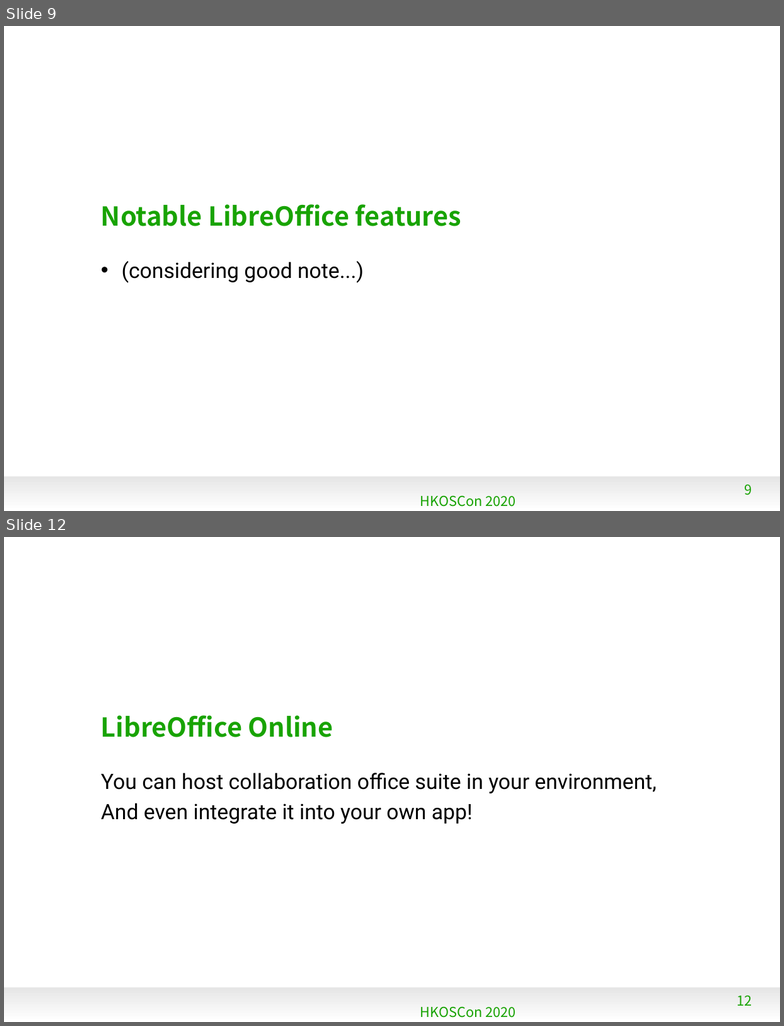
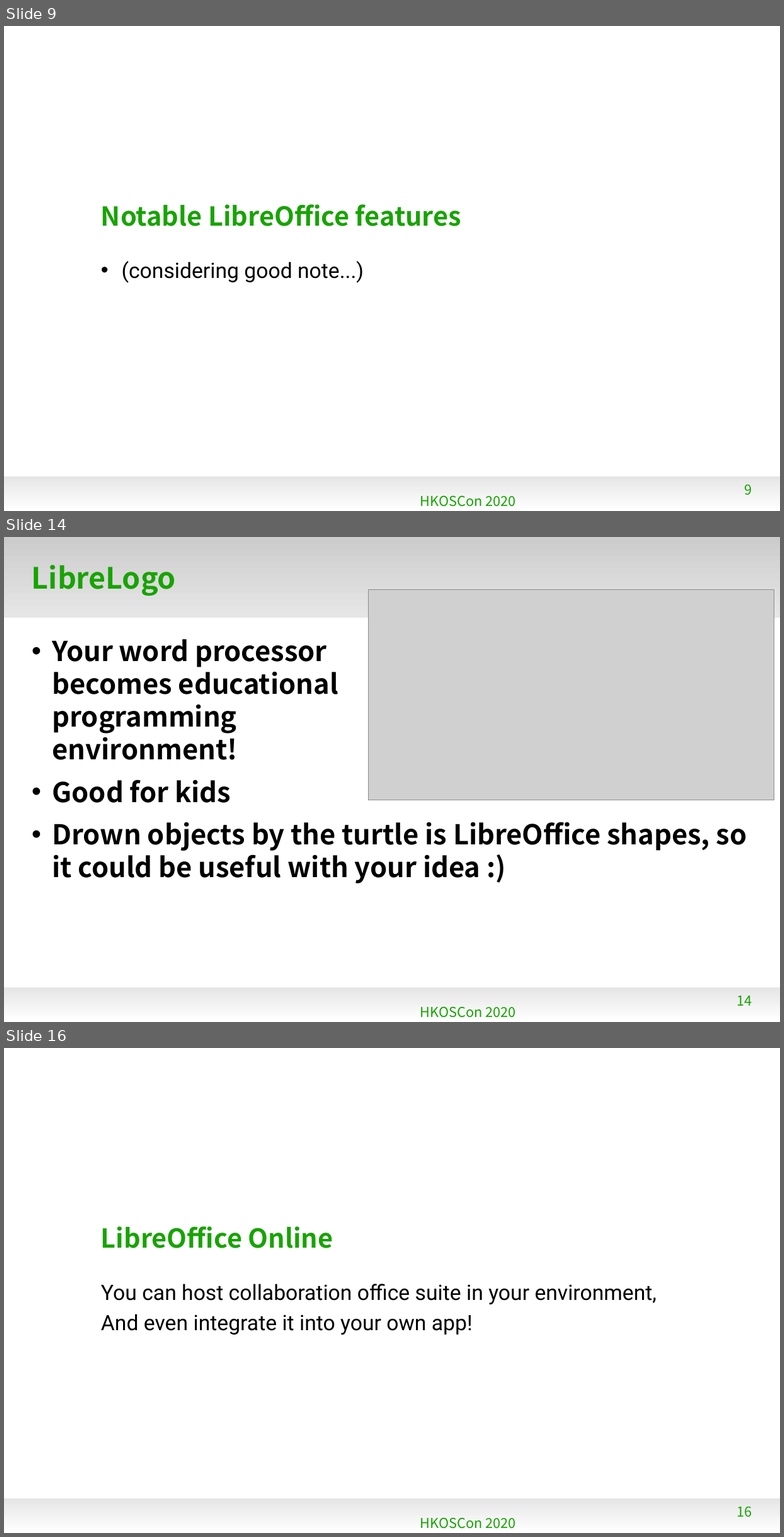
Before and after one commit to naruoga/KantoLibreOffice, a slide deck: others/202006-HKOSCon-LibO.odp. Shown one above the other, each under a label of ours: slides 9 and 12 before the commit, slides 9, 14 and 16 after it; the slides between them are not shown. The pictures are 784x1026 and 784x1537 pixels, drawn with LibreOffice and Linux fonts; fonts in the diff are those of the drawing; grey boxes stand for pictures; background and template pictures are left out. Boxes give left, top, right and bottom in pixels: in the first picture for what was removed or moved away, otherwise in the second. Text is boxed around its words. In the diff, an @@ line names an element or a change of style, - is before the commit and + after.

Commit message:
WIP: HKOSCon

```diff
--- a/others/202006-HKOSCon-LibO.odp
+++ b/others/202006-HKOSCon-LibO.odp
@@ slide 14 added at (x1=4, y1=537, x2=780, y2=1022), background #FFFFFF; not listed: 1 template element that a slide beside it also shows @@
@@ rectangle added at (x1=4, y1=537, x2=780, y2=618), fill gradient #CCCCCC to #E6E6E6 @@
@@ title added at (x1=32, y1=565, x2=176, y2=596), 30 pt, text #18A303, bold @@
+LibreLogo
@@ picture added at (x1=368, y1=590, x2=774, y2=800) @@
@@ text added at (x1=53, y1=639, x2=747, y2=883), 28 pt, text #000000, bold @@
+• Your word processor
+  becomes educational
+  programming
+  environment!
+• Good for kids
+• Drown objects by the turtle is LibreOffice shapes, so it could be useful with your idea :)
@@ text added at (x1=420, y1=1006, x2=516, y2=1018), 14 pt, text #18A303 @@
+HKOSCon 2020
@@ page number added at (x1=737, y1=996, x2=752, y2=1006), 14 pt, text #18A303 @@
+14
@@ what was slide 12 is now slide 16 @@
@@ page number at (x1=737, y1=1507, x2=752, y2=1517): text changed @@
-12
+16
```
Also in this commit, not shown: 3 slides changed, 3 other slides added.
